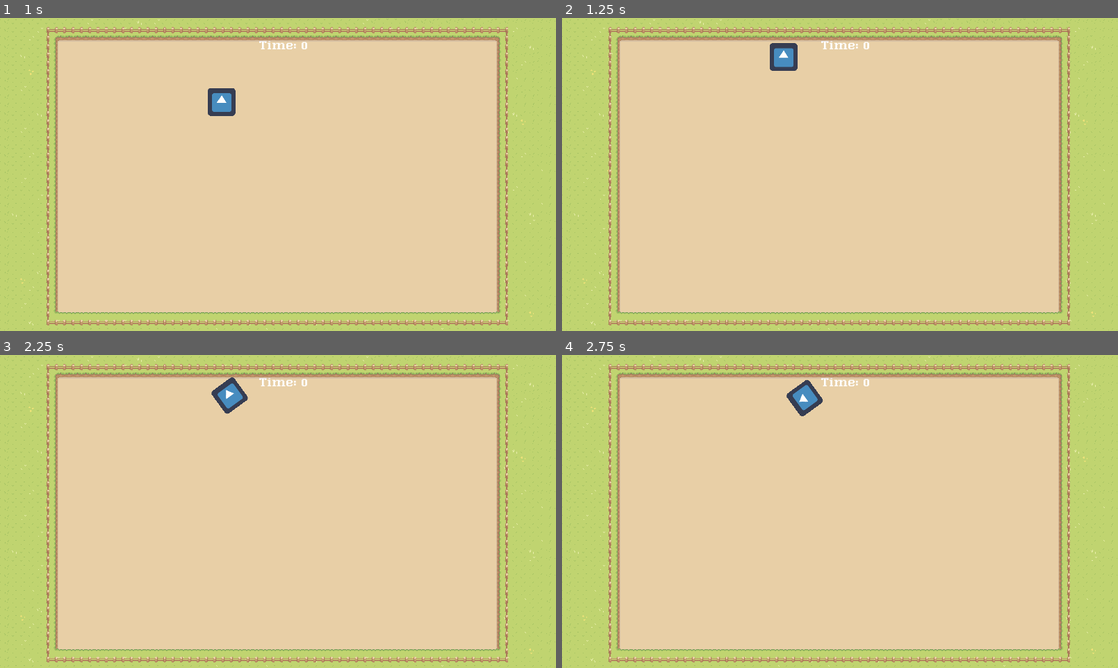
Above: before the commit, frames 1-4 (two rows, left to right).
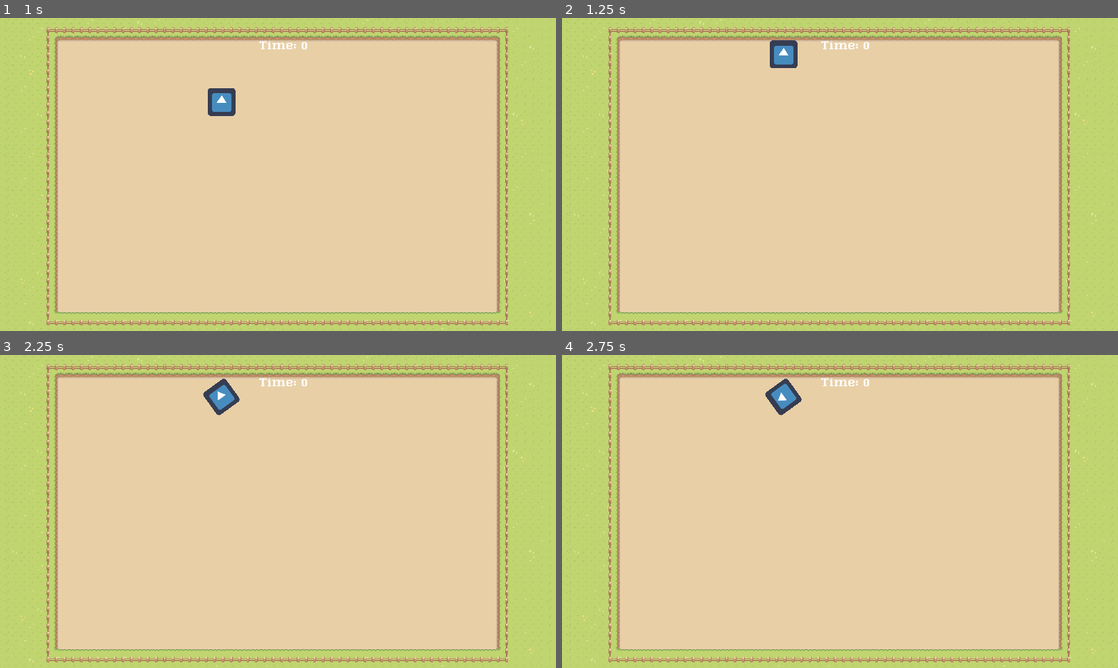
Above: after the commit, the same moments.

Repository: EmilBert/Harvest
Game: Godot game, scene res://World.tscn
The game is run twice, just before and just after one commit, with the same random seed, the same clock (stepped at 60 frames per second) and the same inputs. The engine's default icon, where the game draws it, is replaced by a stand-in: a white triangle on a blue panel in a dark square.
Inputs:
- Up to frame 1 (1 s): tap Enter at 0.5 s; hold Up (ui_up) from 0.53 s (still down); tap Space (ui_select) at 0.77 s
- Up to frame 2 (1.25 s): keep holding Up (ui_up)
- Up to frame 3 (2.25 s): tap Space (ui_select) at 1.52, 2 s; release Up (ui_up) at 2.03 s; hold Left (ui_left) from 2.03 s (still down)
- Up to frame 4 (2.75 s): keep holding Left (ui_left)

Frame 1 is identical in both runs. In frame 2, 0.2% of the frame differs, in the area x 37-43%, y 7-17%; in frame 3, 0.5%; in frame 4, 0.8%, in the area x 36-47%, y 7-20%.

Commit message:
corrected collisions

Diff:
--- a/Tilemaps/GroundTiles.tres
+++ b/Tilemaps/GroundTiles.tres
@@ -14,19 +14,31 @@
 points = PoolVector2Array( 0, 16, 16, 16, 16, 16, 0, 16 )
 
 [sub_resource type="ConvexPolygonShape2D" id=2]
-points = PoolVector2Array( 16, 16, 16, 16, 16, 16, 16, 16 )
+points = PoolVector2Array( 0, 16, 0, 16, 0, 16, 0, 16 )
 
 [sub_resource type="ConvexPolygonShape2D" id=3]
-points = PoolVector2Array( 16, 16, 16, 16, 16, 16, 16, 16 )
+points = PoolVector2Array( 0, 0.375, 15.9375, 0.1875, 15.9375, 11.125, 0, 11.0625, 0, 11.0625, 0.0625, 10.9375 )
 
 [sub_resource type="ConvexPolygonShape2D" id=4]
-points = PoolVector2Array( 16, 16, 16, 16, 16, 16, 16, 16 )
+points = PoolVector2Array( 0.0625, 15.875, 0.1875, 0, 15.875, 0.1875, 15.625, 10.875, 13.4375, 11, 10.1875, 13.25, 10.1875, 15.4375, 10.1875, 15.4375, 10, 15.8125 )
 
 [sub_resource type="ConvexPolygonShape2D" id=5]
-points = PoolVector2Array( 0, 16, 16, 16, 16, 16, 0, 16 )
+points = PoolVector2Array( 0, 0.125, 15.75, 0.25, 15.75, 15.9375, 5.9375, 15.9375, 5.9375, 12.9375, 3.125, 11, 0.125, 11.0625, 0.0625, 11 )
 
 [sub_resource type="ConvexPolygonShape2D" id=6]
-points = PoolVector2Array( 16, 16, 16, 16, 16, 16, 16, 16 )
+points = PoolVector2Array( 16, 0.171875, 15.875, 15.9844, 5.8125, 15.9219, 6.0625, 0.171875, 6, 0.046875 )
+
+[sub_resource type="ConvexPolygonShape2D" id=7]
+points = PoolVector2Array( 0, 4.04688, 0.3125, 3.85938, 3.8125, 4.17188, 6.125, 1.67188, 6, 0, 15.875, 0.171875, 15.875, 15.6719, 0.125, 15.8594 )
+
+[sub_resource type="ConvexPolygonShape2D" id=8]
+points = PoolVector2Array( 0.0625, 3.79688, 0.0625, 4.10938, 15.8125, 4.04688, 15.8125, 15.7969, 0, 15.7969 )
+
+[sub_resource type="ConvexPolygonShape2D" id=9]
+points = PoolVector2Array( 10.0625, 0.296875, 10.1875, 0, 9.875, 1.98438, 11.5625, 3.73438, 16, 3.85938, 15.9375, 15.7344, 0, 15.8594, 0.0625, 0.109375 )
+
+[sub_resource type="ConvexPolygonShape2D" id=10]
+points = PoolVector2Array( 9.9375, 0, 9.9375, 0.234375, 10, 15.6719, 9.9375, 16, 0.125, 15.9844, 0.0625, 0.171875 )
 
 [resource]
 0/name = "Soil ground tiles.png 0"
@@ -203,34 +215,58 @@
 "shape": SubResource( 1 ),
 "shape_transform": Transform2D( 1, 0, 0, 1, 0, 0 )
 }, {
+"autotile_coord": Vector2( 0, 3 ),
+"one_way": false,
+"one_way_margin": 1.0,
+"shape": SubResource( 2 ),
+"shape_transform": Transform2D( 1, 0, 0, 1, 0, 0 )
+}, {
 "autotile_coord": Vector2( 1, 3 ),
 "one_way": false,
 "one_way_margin": 1.0,
-"shape": SubResource( 2 ),
-"shape_transform": Transform2D( 1, 0, 0, 1, 0, 0 )
-}, {
-"autotile_coord": Vector2( 1, 3 ),
-"one_way": false,
-"one_way_margin": 1.0,
 "shape": SubResource( 3 ),
 "shape_transform": Transform2D( 1, 0, 0, 1, 0, 0 )
 }, {
-"autotile_coord": Vector2( 1, 3 ),
+"autotile_coord": Vector2( 0, 3 ),
 "one_way": false,
 "one_way_margin": 1.0,
 "shape": SubResource( 4 ),
 "shape_transform": Transform2D( 1, 0, 0, 1, 0, 0 )
 }, {
-"autotile_coord": Vector2( 0, 3 ),
+"autotile_coord": Vector2( 2, 3 ),
 "one_way": false,
 "one_way_margin": 1.0,
 "shape": SubResource( 5 ),
 "shape_transform": Transform2D( 1, 0, 0, 1, 0, 0 )
 }, {
-"autotile_coord": Vector2( 1, 3 ),
+"autotile_coord": Vector2( 2, 4 ),
 "one_way": false,
 "one_way_margin": 1.0,
 "shape": SubResource( 6 ),
+"shape_transform": Transform2D( 1, 0, 0, 1, 0, 0 )
+}, {
+"autotile_coord": Vector2( 2, 5 ),
+"one_way": false,
+"one_way_margin": 1.0,
+"shape": SubResource( 7 ),
+"shape_transform": Transform2D( 1, 0, 0, 1, 0, 0 )
+}, {
+"autotile_coord": Vector2( 1, 5 ),
+"one_way": false,
+"one_way_margin": 1.0,
+"shape": SubResource( 8 ),
+"shape_transform": Transform2D( 1, 0, 0, 1, 0, 0 )
+}, {
+"autotile_coord": Vector2( 0, 5 ),
+"one_way": false,
+"one_way_margin": 1.0,
+"shape": SubResource( 9 ),
+"shape_transform": Transform2D( 1, 0, 0, 1, 0, 0 )
+}, {
+"autotile_coord": Vector2( 0, 4 ),
+"one_way": false,
+"one_way_margin": 1.0,
+"shape": SubResource( 10 ),
 "shape_transform": Transform2D( 1, 0, 0, 1, 0, 0 )
 } ]
 7/z_index = 0
--- a/Tilemaps/fences.tres
+++ b/Tilemaps/fences.tres
@@ -1,24 +1,18 @@
-[gd_resource type="TileSet" load_steps=36 format=2]
+[gd_resource type="TileSet" load_steps=33 format=2]
 
 [ext_resource path="res://sprout/Sprout Lands - Sprites - premium pack/tilesets/Building parts/Fences.png" type="Texture" id=1]
 
 [sub_resource type="ConvexPolygonShape2D" id=1]
-points = PoolVector2Array( 16, 16, 0, 16, 0, 0, 16, 0 )
+points = PoolVector2Array( 16, 0, 16, 16, 16, 0, 16, 0 )
 
 [sub_resource type="ConvexPolygonShape2D" id=2]
-points = PoolVector2Array( 16, 16, 0, 16, 0, 0, 16, 0 )
+points = PoolVector2Array( 16, 16, 0, 0, 0, 0, 0, 0 )
 
 [sub_resource type="ConvexPolygonShape2D" id=3]
 points = PoolVector2Array( 0, 0, 16, 0, 16, 16, 0, 16 )
 
 [sub_resource type="ConvexPolygonShape2D" id=4]
-points = PoolVector2Array( 16, 16, 0, 16, 0, 0, 16, 0 )
-
-[sub_resource type="ConvexPolygonShape2D" id=5]
-points = PoolVector2Array( 16, 16, 0, 16, 0, 0, 16, 0 )
-
-[sub_resource type="ConvexPolygonShape2D" id=6]
-points = PoolVector2Array( 0, 0, 16, 0, 16, 16, 0, 16 )
+points = PoolVector2Array( 0, 0, 0, 16, 0, 0, 16, 0 )
 
 [sub_resource type="ConvexPolygonShape2D" id=7]
 points = PoolVector2Array( 16, 16, 0, 16, 0, 0, 16, 0 )
@@ -33,7 +27,7 @@
 points = PoolVector2Array( 16, 16, 0, 16, 0, 0, 16, 0 )
 
 [sub_resource type="ConvexPolygonShape2D" id=11]
-points = PoolVector2Array( 16, 16, 0, 16, 0, 0, 16, 0 )
+points = PoolVector2Array( 0, 16, 0, 16, 0, 16, 16, 16 )
 
 [sub_resource type="ConvexPolygonShape2D" id=12]
 points = PoolVector2Array( 16, 16, 0, 16, 0, 0, 16, 0 )
@@ -60,13 +54,13 @@
 points = PoolVector2Array( 16, 16, 0, 16, 0, 0, 16, 0 )
 
 [sub_resource type="ConvexPolygonShape2D" id=20]
-points = PoolVector2Array( 16, 16, 0, 16, 0, 0, 16, 0 )
+points = PoolVector2Array( 16, 0, 16, 16, 16, 0, 16, 0 )
 
 [sub_resource type="ConvexPolygonShape2D" id=21]
 points = PoolVector2Array( 16, 16, 0, 16, 0, 0, 16, 0 )
 
 [sub_resource type="ConvexPolygonShape2D" id=22]
-points = PoolVector2Array( 16, 16, 0, 16, 0, 0, 16, 0 )
+points = PoolVector2Array( 16, 0, 16, 16, 16, 0, 16, 0 )
 
 [sub_resource type="ConvexPolygonShape2D" id=23]
 points = PoolVector2Array( 16, 16, 0, 16, 0, 0, 16, 0 )
@@ -84,9 +78,6 @@
 points = PoolVector2Array( 16, 16, 0, 16, 0, 0, 16, 0 )
 
 [sub_resource type="ConvexPolygonShape2D" id=28]
-points = PoolVector2Array( 16, 16, 0, 16, 0, 0, 16, 0 )
-
-[sub_resource type="ConvexPolygonShape2D" id=29]
 points = PoolVector2Array( 16, 16, 0, 16, 0, 0, 16, 0 )
 
 [sub_resource type="ConvexPolygonShape2D" id=30]
@@ -150,18 +141,6 @@
 "shape": SubResource( 4 ),
 "shape_transform": Transform2D( 1, 0, 0, 1, 0, 0 )
 }, {
-"autotile_coord": Vector2( 3, 0 ),
-"one_way": false,
-"one_way_margin": 1.0,
-"shape": SubResource( 5 ),
-"shape_transform": Transform2D( 1, 0, 0, 1, 0, 0 )
-}, {
-"autotile_coord": Vector2( 3, 0 ),
-"one_way": false,
-"one_way_margin": 1.0,
-"shape": SubResource( 6 ),
-"shape_transform": Transform2D( 1, 0, 0, 1, 0, 0 )
-}, {
 "autotile_coord": Vector2( 4, 0 ),
 "one_way": false,
 "one_way_margin": 1.0,
@@ -292,12 +271,6 @@
 "one_way": false,
 "one_way_margin": 1.0,
 "shape": SubResource( 28 ),
-"shape_transform": Transform2D( 1, 0, 0, 1, 0, 0 )
-}, {
-"autotile_coord": Vector2( 2, 3 ),
-"one_way": false,
-"one_way_margin": 1.0,
-"shape": SubResource( 29 ),
 "shape_transform": Transform2D( 1, 0, 0, 1, 0, 0 )
 }, {
 "autotile_coord": Vector2( 3, 3 ),
Not shown: 1 places in Tilemaps/GroundTiles.tres that only renumber resources
